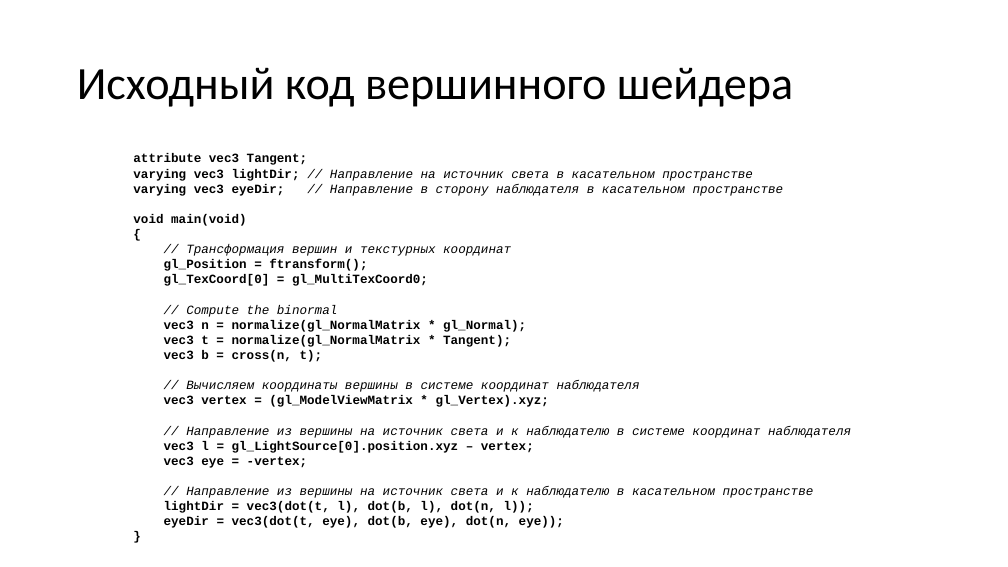
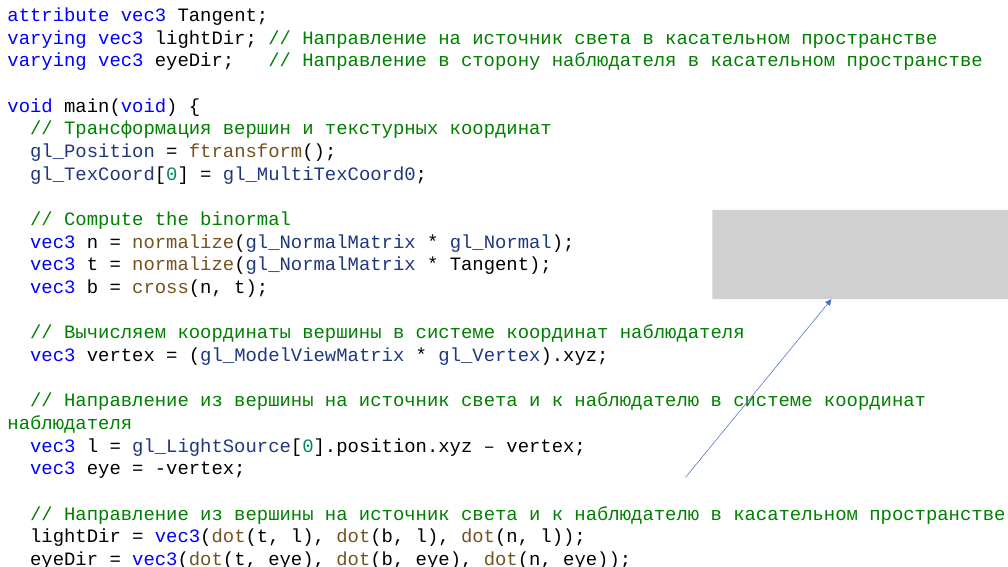
Before and after one commit to alexey-malov/cg-course, a slide deck: slide 27 of lectures/08 - Практическое использование шейдеров.pptx (slide 25 before the commit). Drawn at 1008x567 pixels with LibreOffice and Linux fonts; fonts in the diff are those of the drawing; grey boxes stand for pictures. Boxes give left, top, right and bottom in pixels: in the first picture for what was removed or moved away, otherwise in the second. Text is boxed around its words. In the diff, an @@ line names an element or a change of style, - is before the commit and + after.

Commit message:
Добавил пример с lighting models

```diff
--- a/lectures/08 - Практическое использование шейдеров.pptx
+++ b/lectures/08 - Практическое использование шейдеров.pptx
@@ text "attribute vec3 Tangent;": place and size @@
-text "attribute vec3 Tangent;" at (133,153,851,528)
+text "attribute vec3 Tangent;" at (7,8,1005,567)
@@ text at (7,8,1005,567): size 12 to 18 pt; text colour #000000 to #0000FF in "attribute vec3", "varying vec3", "varying vec3", "vec3" and 7 more places; bold off in "attribute vec3 Tangent;", "varying vec3 lightDir;", "varying vec3 eyeDir;", "gl_Position = ftransform();" and 10 more places; text colour #000000 to #008000, italic off in "// Направление на источник света в касательном ...", "// Направление в сторону наблюдателя в касательном ...", "// Трансформация вершин и текстурных координат", "// Compute the binormal" and 3 more places; text colour #000000 to #1F377F in "gl_Position", "gl_TexCoord[0] gl_MultiTexCoord0;", "normalize(gl_NormalMatrix gl_Normal);", "normalize(gl_NormalMatrix" and 2 more places; text colour #000000 to #74531F in "ftransform();", "normalize(gl_NormalMatrix", "normalize(gl_NormalMatrix", "cross(n," and 2 more places; text colour #000000 to #098658 in "gl_TexCoord[0]", "gl_LightSource[0].position.xyz" @@
@@ title removed at (77,67,793,107) @@
-Исходный код вершинного шейдера
@@ text at (7,98,177,116): text changed; size 12 to 18 pt; text colour #000000 to #0000FF; bold off @@
-void main(void)
-{
+void main(void) {
@@ picture added at (712,210,1008,299) @@
@@ arrow added from (686, 477) to (832, 299), #4472C4 0.5 pt @@
```
Also in this commit, not shown: 10 other slides changed, 16 slides added, 22 other files.
